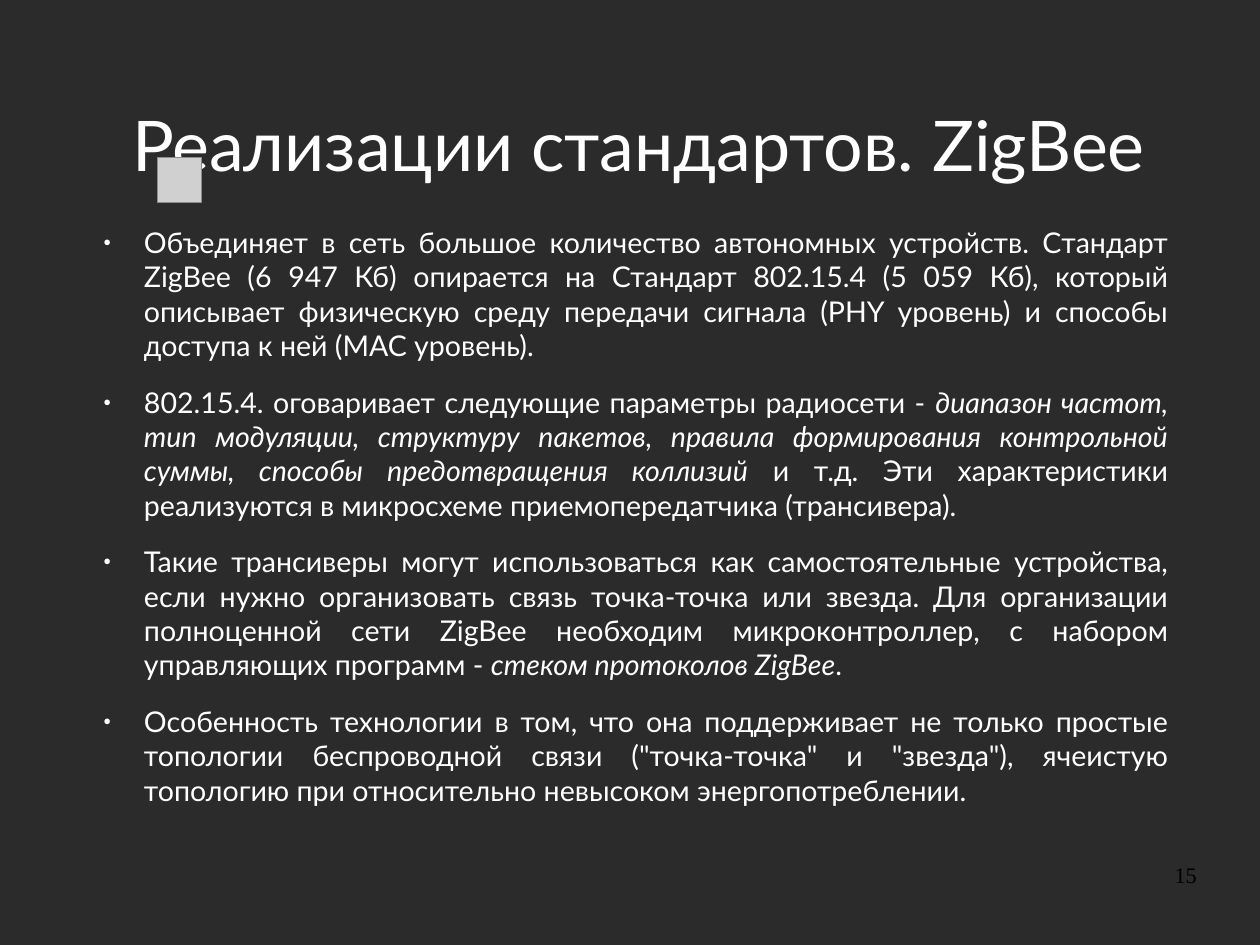
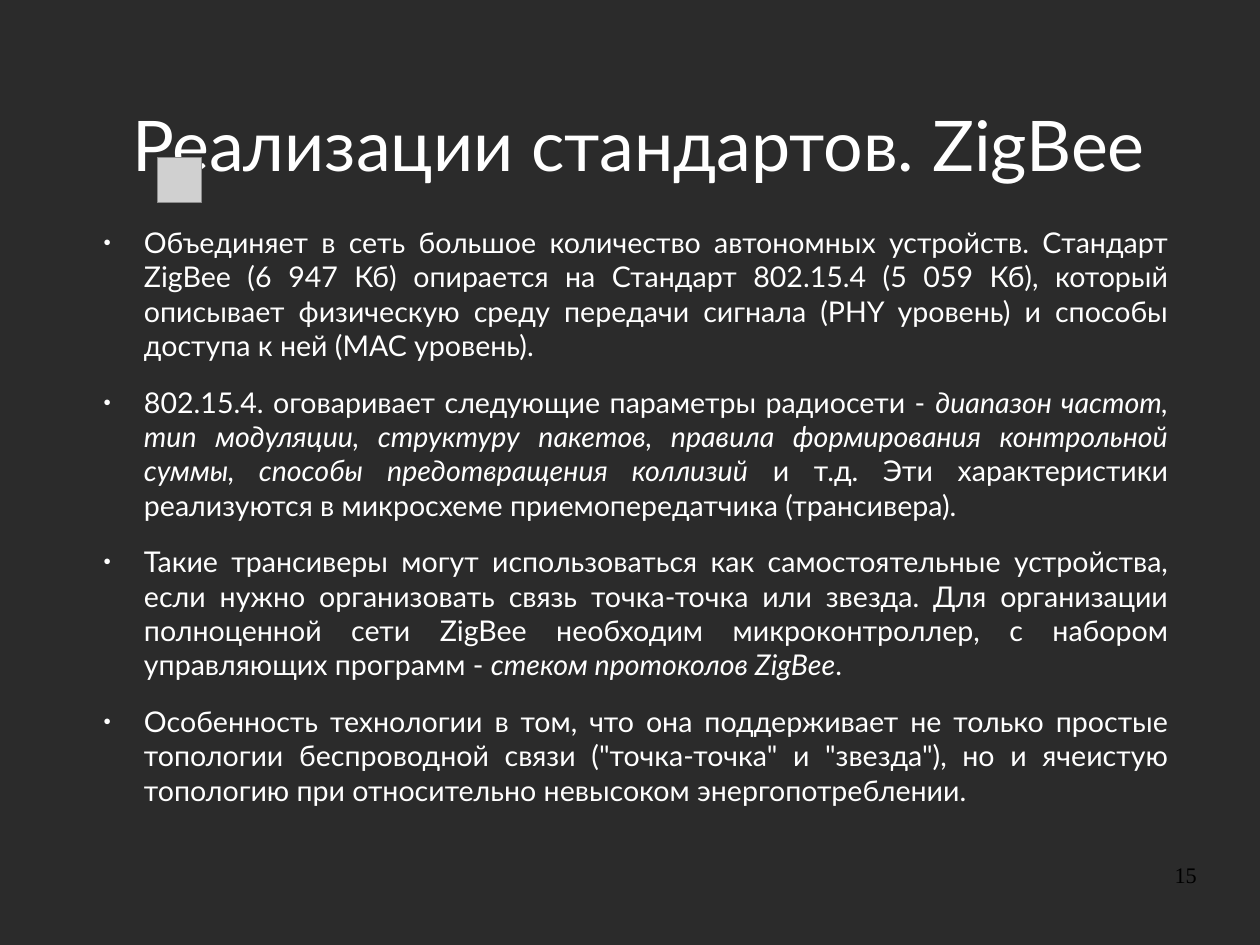
Before and after one commit to aeremenok/a-team-777, a slide deck: slide 15 of 10/smm/doc/eav_wireless.odp. Drawn at 1260x945 pixels with LibreOffice and Linux fonts; fonts in the diff are those of the drawing; grey boxes stand for pictures; background and template pictures are left out; a plain dark background stands for a picture behind light text. Boxes give left, top, right and bottom in pixels: in the first picture for what was removed or moved away, otherwise in the second. Text is boxed around its words. In the diff, an @@ line names an element or a change of style, - is before the commit and + after.

```diff
--- a/10/smm/doc/eav_wireless.odp
+++ b/10/smm/doc/eav_wireless.odp
@@ text at bbox=[144, 711, 1168, 806]: text changed @@
-● Особенность технологии в том, что она поддерживает не только простые топологии беспроводной связи ("точка-точка" и "звезда"), ячеистую топологию при относительно невысоком энергопотреблении.
+● Особенность технологии в том, что она поддерживает не только простые топологии беспроводной связи ("точка-точка" и "звезда"), но и ячеистую топологию при относительно невысоком энергопотреблении.
```
Also in this commit, not shown: 7 other slides changed, 1 slide removed.
